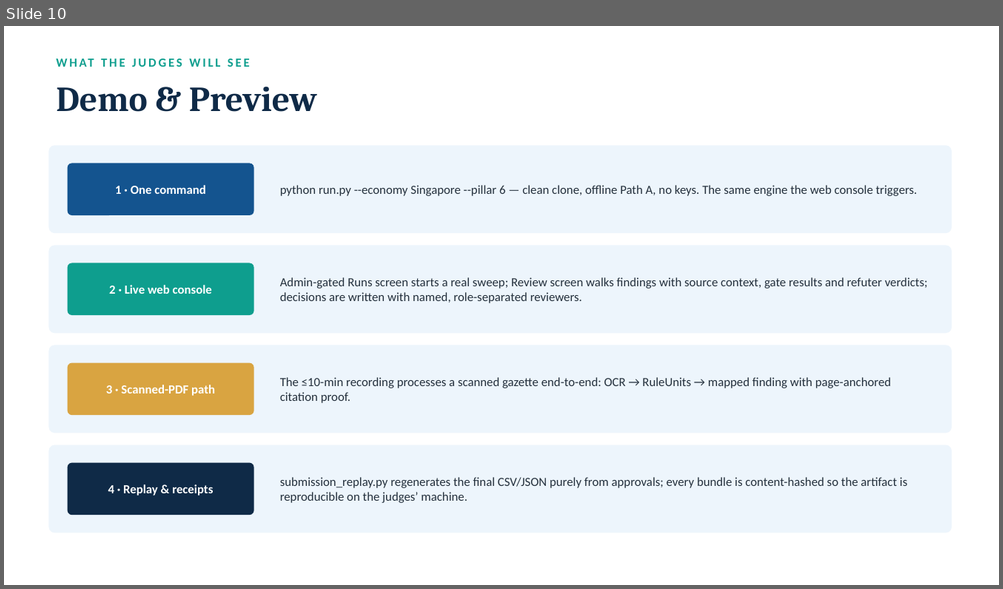
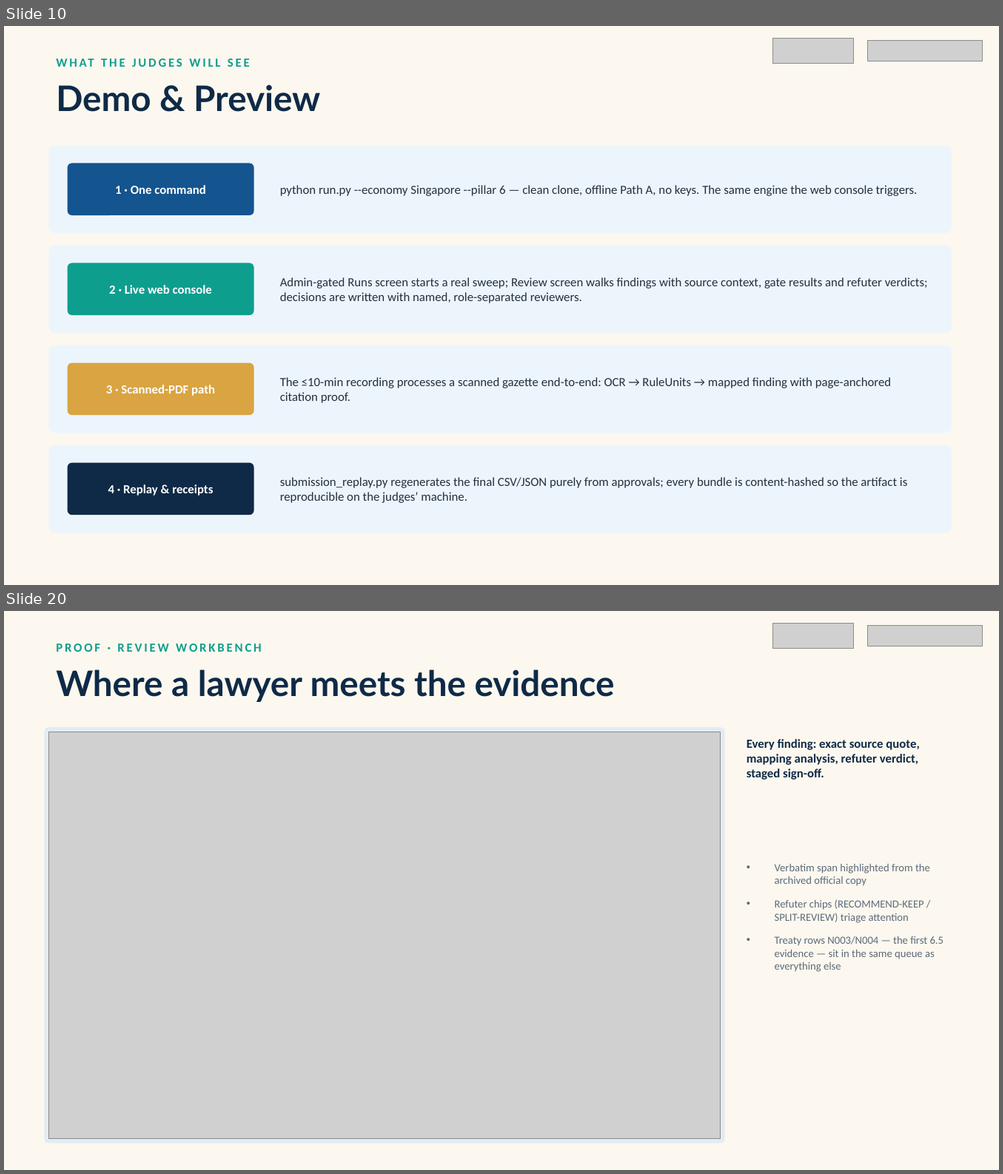
Before and after one commit to nafew0/ClauseChain, a slide deck: ClauseChain_Pitch_Deck.pptx. Shown one above the other, each under a label of ours: slide 10 before the commit, slides 10 and 20 after it; the slides between them are not shown. The pictures are 1003x589 and 1003x1174 pixels, drawn with LibreOffice and Linux fonts; fonts in the diff are those of the drawing; grey boxes stand for pictures; background and template pictures are left out. Boxes give left, top, right and bottom in pixels: in the first picture for what was removed or moved away, otherwise in the second. Text is boxed around its words. In the diff, an @@ line names an element or a change of style, - is before the commit and + after.

```diff
--- a/ClauseChain_Pitch_Deck.pptx
+++ b/ClauseChain_Pitch_Deck.pptx
@@ slide 20 added at (4, 611, 999, 1170), background #FCF8EF @@
@@ picture added at (772, 623, 854, 648) @@
@@ picture added at (868, 625, 983, 646) @@
@@ text added at (56, 644, 262, 652), 12 pt, text #0E9E8E, bold @@
+PROOF · REVIEW WORKBENCH
@@ text added at (56, 669, 614, 702), 34 pt, text #0F2A47, bold @@
+Where a lawyer meets the evidence
@@ rounded rectangle added at (44, 727, 725, 1144), fill #E3EBF3 @@
@@ picture added at (48, 732, 720, 1139) @@
@@ text added at (746, 739, 919, 780), 12 pt, text #0F2A47, bold @@
+Every finding: exact source quote, mapping analysis, refuter verdict, staged sign-off.
@@ text added at (774, 864, 943, 972), 10.5 pt, text #5C6B7A @@
+• Verbatim span highlighted from the archived official copy
+• Refuter chips (RECOMMEND-KEEP / SPLIT-REVIEW) triage attention
+• Treaty rows N003/N004 — the first 6.5 evidence — sit in the same queue as everything else
@@ slide 10 changed as well @@
@@ background #FFFFFF to #FCF8EF @@
@@ picture added at (772, 38, 854, 63) @@
@@ picture added at (868, 40, 983, 61) @@
@@ text "Demo & Preview" at (56, 84, 320, 112): font Cambria to Lato @@
```
Also in this commit, not shown: 14 other slides changed, 13 other slides added, 2 slides removed.
